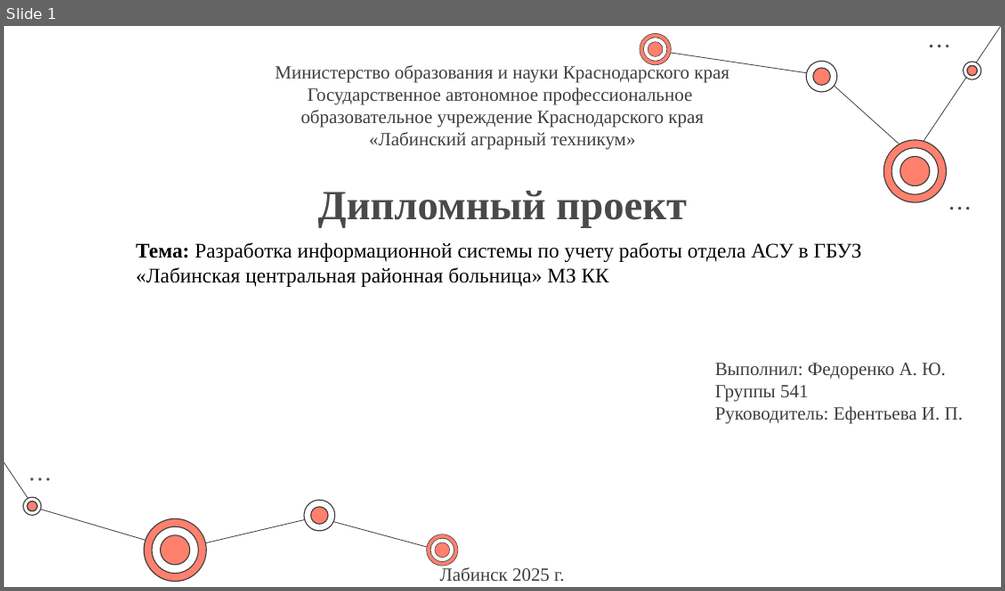
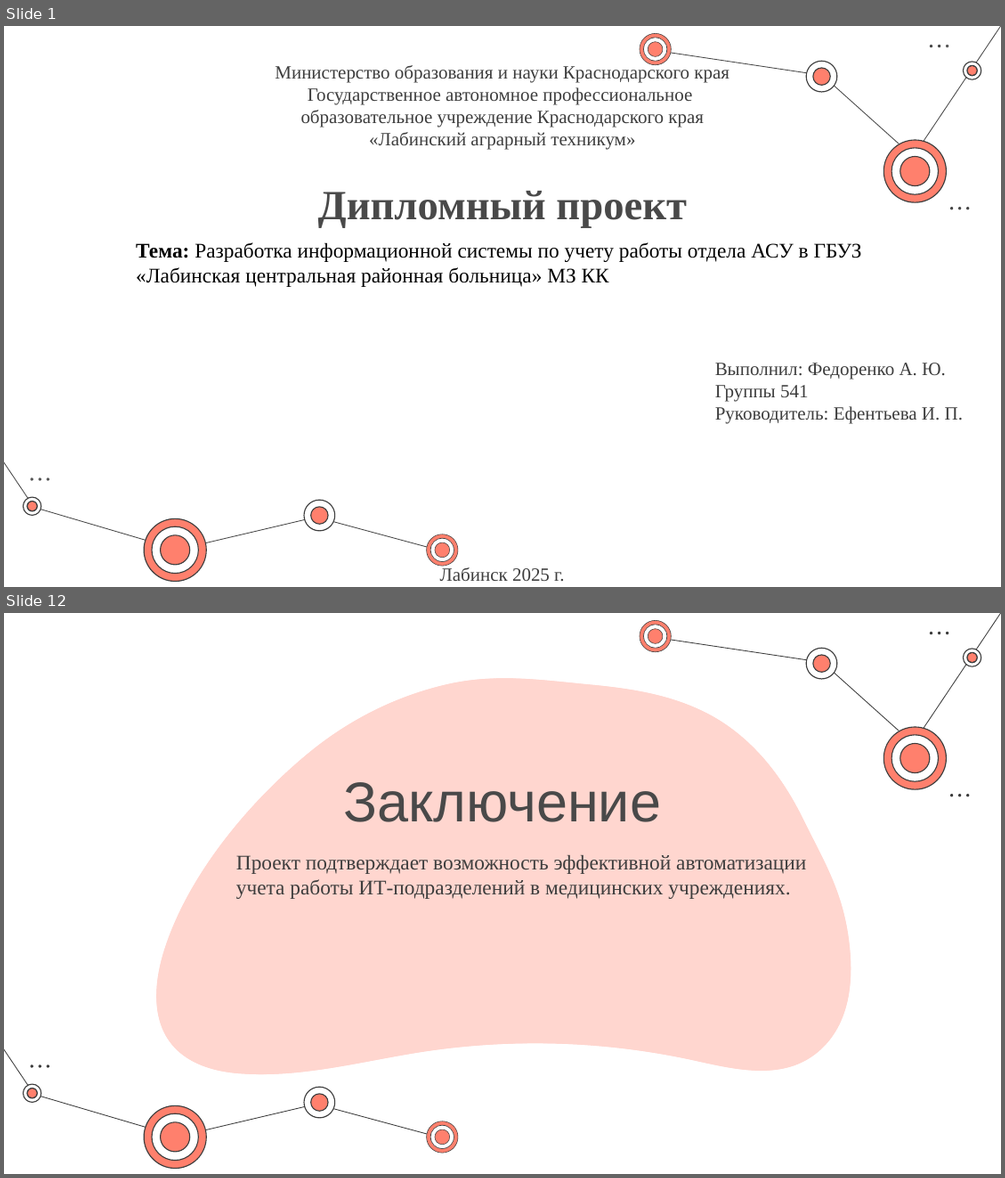
Before and after one commit to KaliShau/CSWT-CSharp, a slide deck: Презентация на защиту.pptx. Shown one above the other, each under a label of ours: slide 1 before the commit, slides 1 and 12 after it; the slides between them are not shown. The pictures are 1005x591 and 1005x1178 pixels, drawn with LibreOffice and Linux fonts; fonts in the diff are those of the drawing. Boxes give left, top, right and bottom in pixels: in the first picture for what was removed or moved away, otherwise in the second. Text is boxed around its words. In the diff, an @@ line names an element or a change of style, - is before the commit and + after.

```diff
--- a/Презентация на защиту.pptx
+++ b/Презентация на защиту.pptx
@@ slide 12 added at (x1=4, y1=613, x2=1001, y2=1174), background #FFFFFF; not listed: 40 template elements that a slide beside it also shows @@
@@ freeform shape added at (x1=152, y1=678, x2=855, y2=1074), fill #FFD6CF @@
@@ freeform shape added at (x1=156, y1=678, x2=851, y2=1074), fill #FFD6CF @@
@@ title added at (x1=344, y1=782, x2=662, y2=822), 54 pt, text #494949 @@
+Заключение
@@ group added at (x1=4, y1=613, x2=1001, y2=1139): 9 ellipses, 7 lines @@
@@ text added at (x1=236, y1=855, x2=806, y2=899), 20 pt, text #3D3D3D @@
+Проект подтверждает возможность эффективной автоматизации учета работы ИТ-подразделений в медицинских учреждениях.
```
Also in this commit, not shown: 2 slides changed, 8 other slides added, 1 slide removed, 2 other files.
